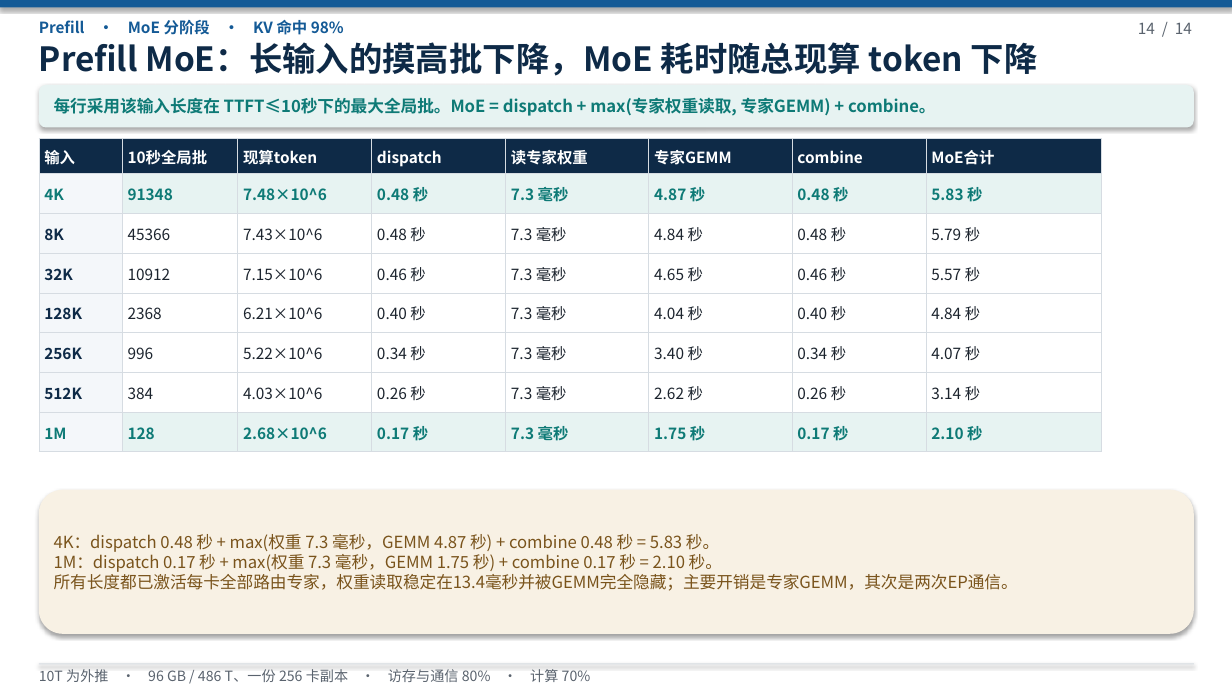
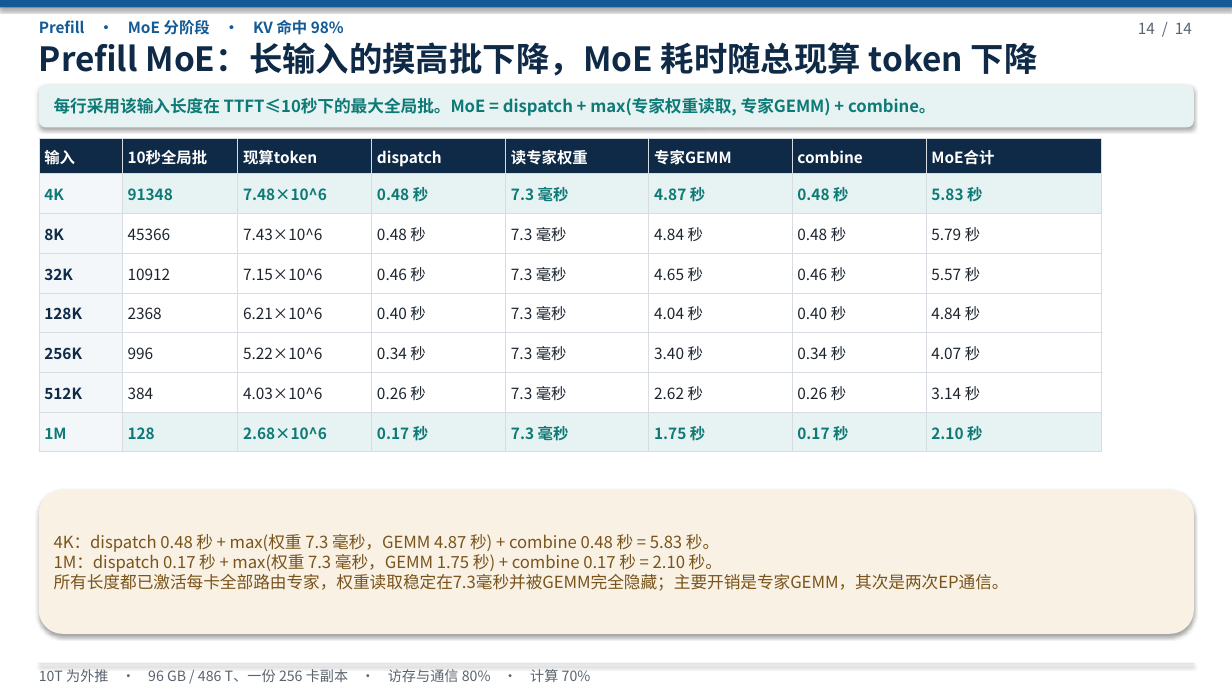
Before and after one commit to 69515164-rgb/UCL-MPComm, a slide deck: slide 14 of docs/deepseek-96g-256p-slo.pptx. Drawn at 1232x693 pixels with LibreOffice and Linux fonts; fonts in the diff are those of the drawing. Boxes give left, top, right and bottom in pixels: in the first picture for what was removed or moved away, otherwise in the second. Text is boxed around its words. In the diff, an @@ line names an element or a change of style, - is before the commit and + after.

```diff
--- a/docs/deepseek-96g-256p-slo.pptx
+++ b/docs/deepseek-96g-256p-slo.pptx
@@ text at box(54, 571, 1009, 591): text changed @@
-所有长度都已激活每卡全部路由专家，权重读取稳定在13.4毫秒并被GEMM完全隐藏；主要开销是专家GEMM，其次是两次EP通信。
+所有长度都已激活每卡全部路由专家，权重读取稳定在7.3毫秒并被GEMM完全隐藏；主要开销是专家GEMM，其次是两次EP通信。
```
Also in this commit, not shown: 1 other file.
